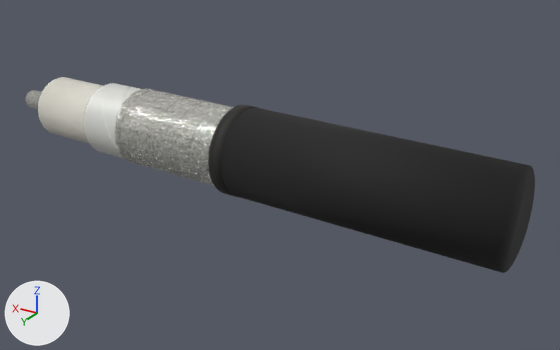
Renders of the glTF model public/models/rf-multiflex141.glb from each side of a commit.
Rendered twice from a 50 mm camera at (-4.62, 6.65, 3.14) aimed at (-0.55, -0.15, -0.26). The lights are fixed; the arrows at lower left show +X, +Y and +Z. The picture after the commit comes second. Where no turn or scale is listed for an object, it has been applied to the vertices.

In view in the first picture: 'braid left hand carrier 02', 'braid left hand carrier 06', 'braid left hand carrier 11', 'braid left hand carrier 12', 'duobond foil sleeve', 'jacket cut lip', 'matte black pvc jacket body', 'smooth dielectric skin' and 30 more.
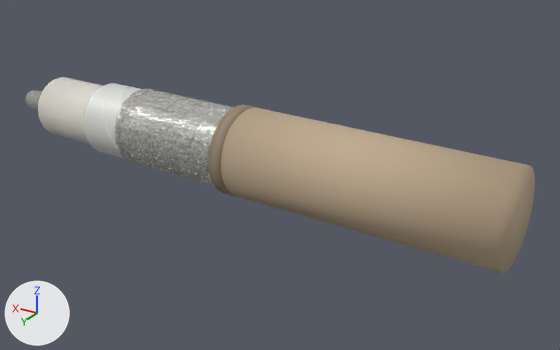
Where the change shows, as pixel boxes [x1, y1, x2, y2] in the pictures (560 x 350 px):
'matte black pvc jacket body', recoloured (black to beige)
    both: [221, 108, 535, 273]
'jacket cut lip', recoloured (black to brown)
    both: [208, 105, 258, 197]

What changed in the scene script:
```text
Change mat_fresh_jacket_cut_edge_001:
    mat_fresh_jacket_cut_edge_001.base_color: (0.018, 0.017, 0.015) -> (0.302, 0.232, 0.157)  # black #242321 -> brown #95846e
Change mat_matte_black_pvc_jacket_001:
    mat_matte_black_pvc_jacket_001.base_color: (0.01, 0.01, 0.01) -> (0.52, 0.4, 0.27)  # black #191919 -> beige #bfaa8e
```
